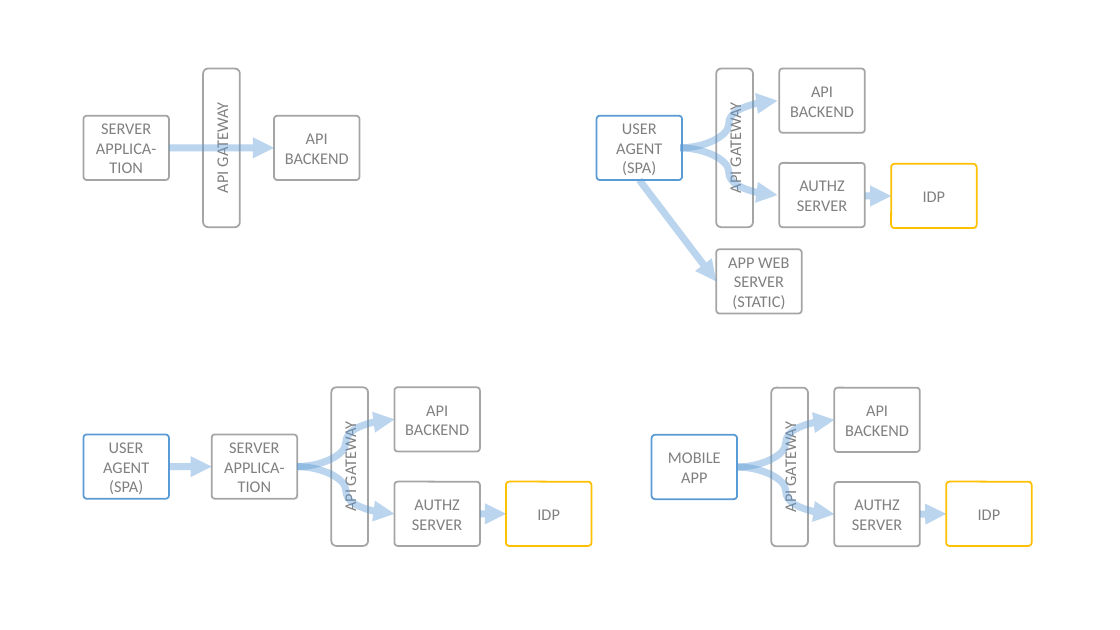
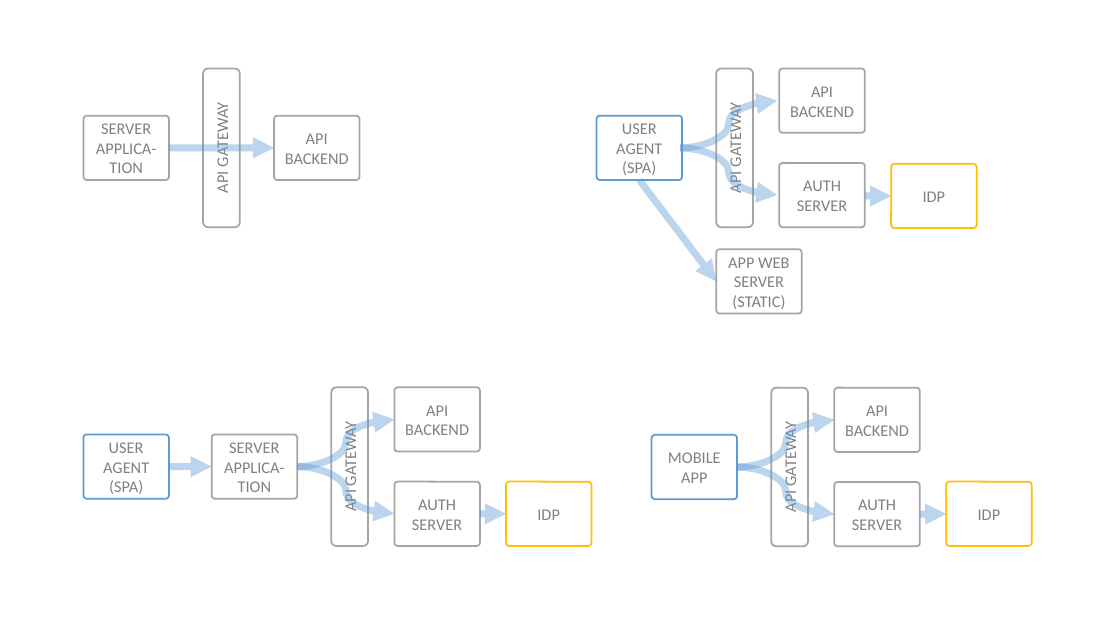
Before and after one commit to Haufe-Lexware/wicked.haufe.io, a slide deck: slide 23 of doc/architecture-illustrations.pptx. Drawn at 1120x630 pixels with LibreOffice and Linux fonts; fonts in the diff are those of the drawing. Boxes give left, top, right and bottom in pixels: in the first picture for what was removed or moved away, otherwise in the second. Text is boxed around its words. In the diff, an @@ line names an element or a change of style, - is before the commit and + after.

```diff
--- a/doc/architecture-illustrations.pptx
+++ b/doc/architecture-illustrations.pptx
@@ text in rounded rectangle at bbox=[803, 180, 841, 191]: text changed @@
-AUTHZ
+AUTH
@@ text in rounded rectangle at bbox=[418, 499, 456, 510]: text changed @@
-AUTHZ
+AUTH
@@ text in rounded rectangle at bbox=[858, 499, 896, 510]: text changed @@
-AUTHZ
+AUTH
```
Also in this commit, not shown: 8 other slides changed, 1 slide added, 52 other files.
